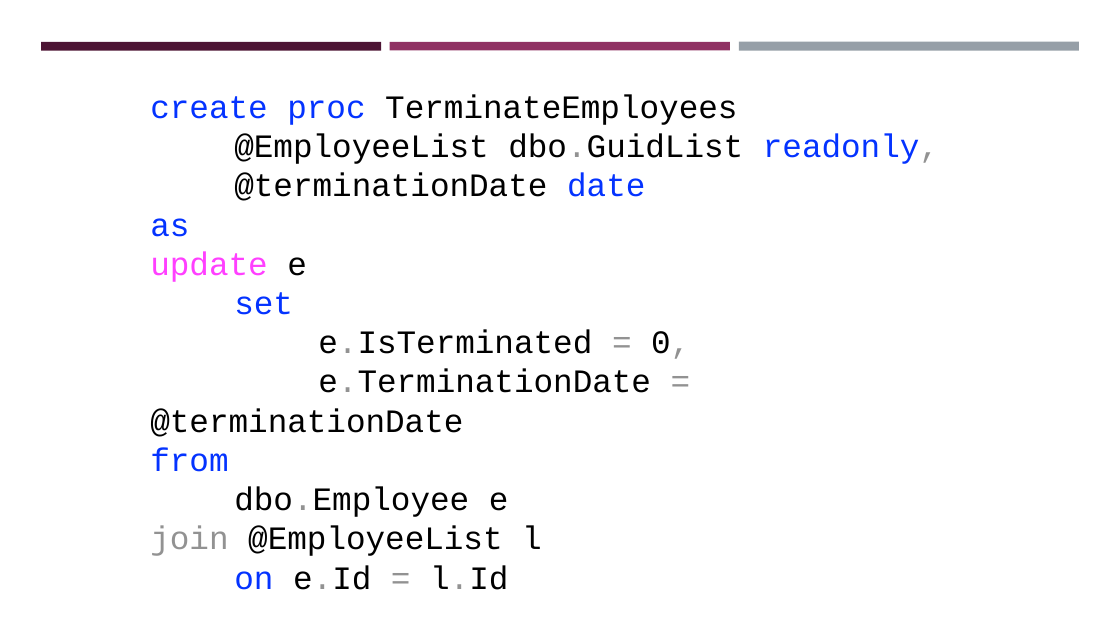
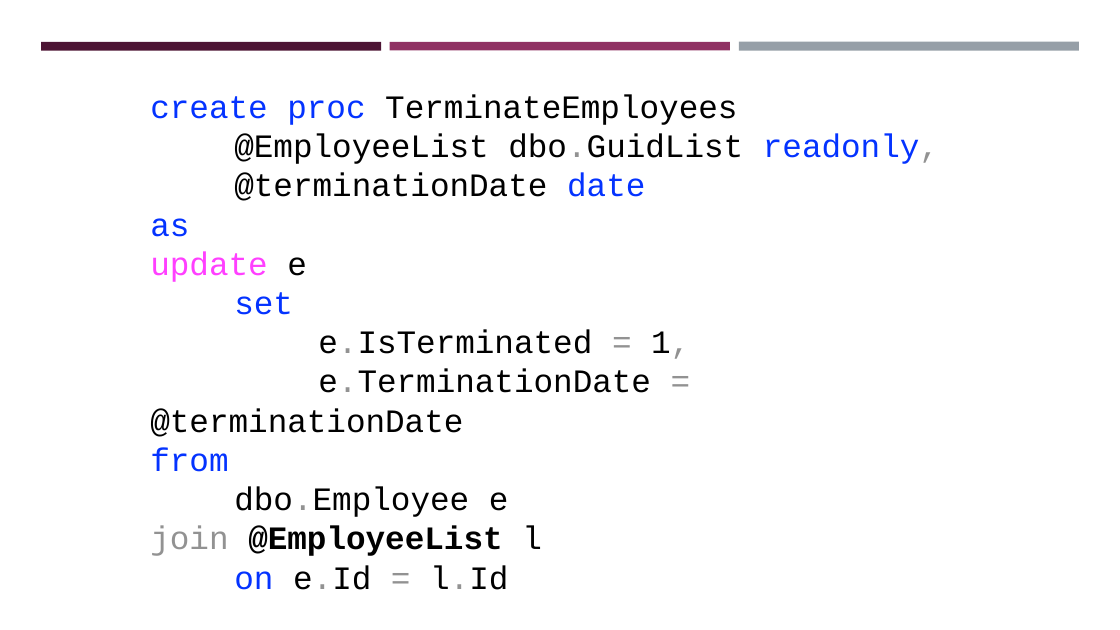
Before and after one commit to zaudtke/Presentations, a slide deck: slide 37 of embracesql/empbracesql.pptx (slide 33 before the commit). Drawn at 1120x630 pixels with LibreOffice and Linux fonts; fonts in the diff are those of the drawing. Boxes give left, top, right and bottom in pixels: in the first picture for what was removed or moved away, otherwise in the second. Text is boxed around its words. In the diff, an @@ line names an element or a change of style, - is before the commit and + after.

```diff
--- a/embracesql/empbracesql.pptx
+++ b/embracesql/empbracesql.pptx
@@ text at <box>318,330,690,359</box>: text changed @@
-e.IsTerminated = 0,
+e.IsTerminated = 1,
@@ text at <box>150,526,542,556</box>: bold on in "@EmployeeList" @@
```
Also in this commit, not shown: 10 other slides changed, 5 slides added, 1 slide removed.
